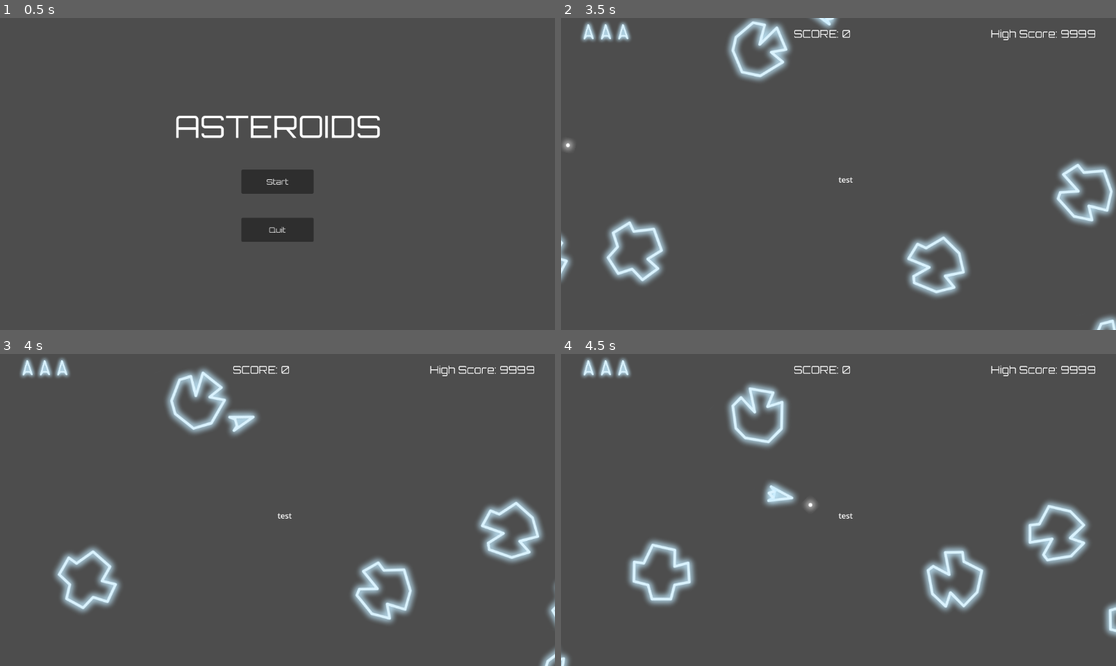
Above: before the commit, frames 1-4 (two rows, left to right).
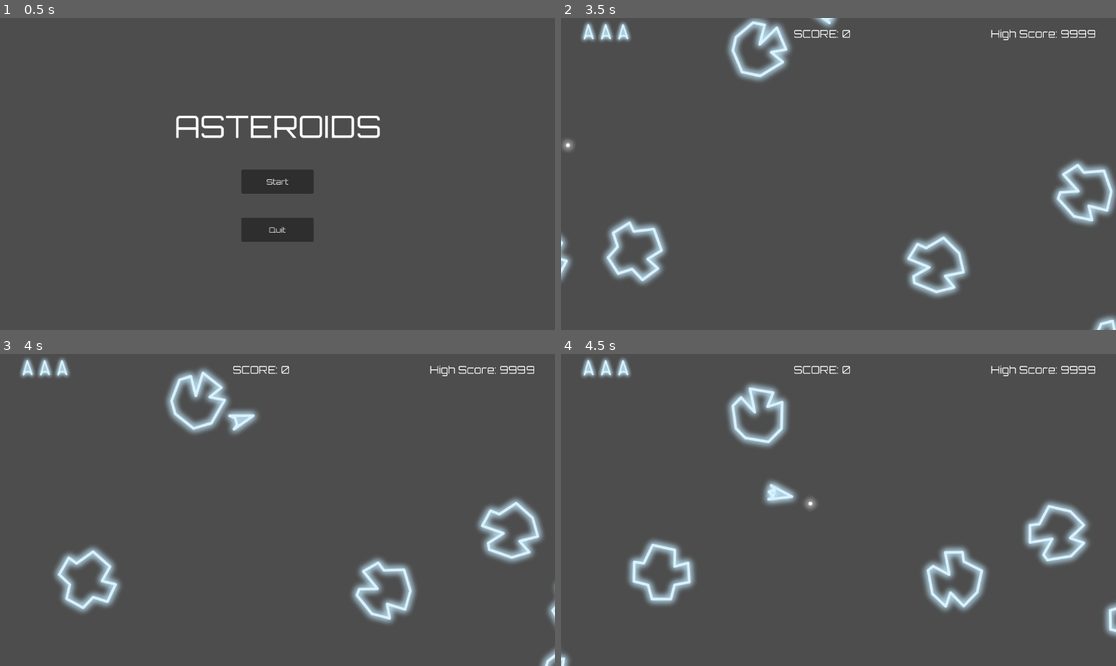
Above: after the commit, the same moments.

Repository: AllanSechrist/asteroids
Game: Godot game, scene res://scenes/UI/menu_base.tscn
Same seed, same stepped clock (60 frames per second), same inputs: the game is played once before the commit and once after it. The project has no main scene, so this scene is started directly.
Inputs:
- Up to frame 1 (0.5 s): no input
- Up to frame 2 (3.5 s): click "Start" at 0.5 s; hold D (turn_right) 1.28-2.03 s; hold W (move) 1.28-2.03 s; hold A (turn_left) 2.03-2.78 s; tap Space (fire) at 2.1 s; tap W (move) at 2.3 s; hold D (turn_right) from 2.78 s (still down); hold W (move) from 2.78 s (still down)
- Up to frame 3 (4 s): keep holding D (turn_right); release W (move) at 3.53 s; tap W (move) at 3.6 s
- Up to frame 4 (4.5 s): release D (turn_right) at 4.28 s; hold A (turn_left) from 4.28 s (still down); hold W (move) from 4.28 s (still down); tap Space (fire) at 4.35 s

Frame 1 is identical in both runs. In frame 2, less than 0.1% of the frame differs, in the area x 46-53%, y 0-53%; in frame 3, 0.1%; in frame 4, 0.2%, in the area x 37-53%, y 40-53%.

Commit message:
refactor asteroid, game manager script, add hurtbox component

Diff:
--- a/scenes/asteroids/asteroid.gd
+++ b/scenes/asteroids/asteroid.gd
@@ -44,12 +44,6 @@
 	rotation += rotation_speed * delta
 	wrap_screen()
 
-#func spawn_asteroid_chunk() -> void:
-	#var asteroid_chunk = asteroid_scene.instantiate()
-	#asteroid_chunk.global_position = global_position
-	#asteroid_chunk.global_rotation = global_rotation
-	#get_tree().current_scene.add_child.call_deferred(asteroid_chunk)
-
 func wrap_screen() -> void:
 	var screen_size = get_viewport_rect().size
 	var radius = collision_shape_2d.shape.radius
@@ -65,11 +59,6 @@
 		position.y = -radius
 
 
-func _on_body_entered(body: Node2D) -> void:
-	if body is Ship:
-		body.death()
-
-
 func _on_area_entered(area: Area2D) -> void:
 	if area is Bullet:
 		area.queue_free()
--- /dev/null
+++ b/scenes/components/hurt box/hurt_box.gd
@@ -0,0 +1,9 @@
+extends Area2D
+class_name HurtBox
+
+signal hit
+
+
+
+func _on_area_entered(area: Area2D) -> void:
+	hit.emit(area)
--- /dev/null
+++ b/scenes/components/hurt box/hurt_box.tscn
@@ -0,0 +1,13 @@
+[gd_scene format=3 uid="uid://5sojfitc13yk"]
+
+[ext_resource type="Script" uid="uid://c1xur3xtaevky" path="res://scenes/components/hurt box/hurt_box.gd" id="1_8ujpl"]
+
+[sub_resource type="CircleShape2D" id="CircleShape2D_ln8ty"]
+
+[node name="HurtBox" type="Area2D" unique_id=839393848]
+script = ExtResource("1_8ujpl")
+
+[node name="CollisionShape2D" type="CollisionShape2D" parent="." unique_id=446900129]
+shape = SubResource("CircleShape2D_ln8ty")
+
+[connection signal="area_entered" from="." to="." method="_on_area_entered"]
--- a/scenes/game manager.gd
+++ b/scenes/game manager.gd
@@ -3,11 +3,11 @@
 
 @export var starting_lives := 3
 @export var starting_asteroids := 6
-@export var respawn_time := 1.0
 
 
 @onready var ship: Ship = $Ship
 @onready var asteroid_spawner: AsteroidSpawner = $AsteroidSpawner
+@onready var respawn_point: RespawnPoint = $RespawnPoint
 
 var lives: int
 var score := 0
@@ -24,7 +24,7 @@
 
 func _ready () -> void:
 	lives = starting_lives
-	ship.hit.connect(_on_ship_hit)
+	ship.death.connect(_on_ship_death)
 	asteroid_spawner.all_asteroids_destroyed.connect(_on_all_asteroids_destoryed)
 	asteroid_spawner.asteroid_score.connect(_on_score_change)
 	asteroid_spawner.spawn_asteroids(starting_asteroids)
@@ -40,10 +40,11 @@
 	var clear_message = "Level %d cleared!" % (current_level - 1)
 	print(clear_message)
 
-func _on_ship_hit() -> void:
+func _on_ship_death() -> void:
 	lives -= 1
 	lives_changed.emit(lives)
-	await get_tree().create_timer(respawn_time).timeout
+	#await get_tree().create_timer(respawn_time).timeout
+	#ship.global_position = respawn_point.global_position
 	if lives <= 0:
 		GameState.last_score = score
 		get_tree().change_scene_to_file.call_deferred("res://scenes/UI/menu_base.tscn")
--- a/scenes/sandbox.tscn
+++ b/scenes/sandbox.tscn
@@ -10,10 +10,18 @@
 
 [node name="Sandbox" type="Node2D" unique_id=1026063426]
 script = ExtResource("1_16ffl")
+starting_lives = null
+starting_asteroids = null
 
 [node name="Ship" parent="." unique_id=923968611 instance=ExtResource("1_2ddto")]
 position = Vector2(562, 294)
 motion_mode = 1
+turn_speed = null
+thrust_speed = null
+drag = null
+max_speed = null
+respawn_time = null
+invulnerable_time = null
 
 [node name="UI" parent="." unique_id=2099741367 instance=ExtResource("6_17a3a")]
 life_icon_scene = ExtResource("5_tpt06")
--- a/scenes/ship/respawn_point.gd
+++ b/scenes/ship/respawn_point.gd
@@ -2,5 +2,4 @@
 class_name RespawnPoint
 
 func _ready() -> void:
-	var screen_size := get_viewport_rect().size
-	global_position = Vector2(screen_size.x / 2, screen_size.y / 2)
+	global_position = get_viewport_rect().size / 2
--- a/scenes/ship/respawn_point.tscn
+++ b/scenes/ship/respawn_point.tscn
@@ -4,8 +4,3 @@
 
 [node name="RespawnPoint" type="Marker2D" unique_id=851458566]
 script = ExtResource("1_5bloh")
-
-[node name="Label" type="Label" parent="." unique_id=1144028482]
-offset_right = 40.0
-offset_bottom = 23.0
-text = "test"
--- a/scenes/ship/ship.gd
+++ b/scenes/ship/ship.gd
@@ -1,11 +1,16 @@
 extends CharacterBody2D
 class_name Ship
+
+enum ShipState { ALIVE, DEAD, INVULNERABLE }
 
 @export_category("Ship Stats")
 @export var turn_speed := 5.0
 @export var thrust_speed := 200.0
 @export var drag := 5.0
 @export var max_speed := 300.0
+@export var respawn_time := 1.0
+@export var invulernability_length := 2.0
+
 
 @export_category("Child Scenes")
 @export var bullet_scene: PackedScene
@@ -13,11 +18,23 @@
 @onready var muzzle: Marker2D = $Muzzle
 @onready var thruster_animation: AnimatedSprite2D = $ThrusterAnimation
 @onready var collision_shape_2d: CollisionShape2D = $CollisionShape2D
+@onready var invulnerability_timer: Timer = $InvulnerabilityTimer
 
-signal hit
+var state: ShipState = ShipState.ALIVE
+
+signal death
 
 
 func _physics_process(delta: float) -> void:
+	match state:
+		ShipState.ALIVE, ShipState.INVULNERABLE:
+			handle_input(delta)
+			move_and_slide()
+		ShipState.DEAD:
+			velocity = Vector2.ZERO
+	wrap_screen()
+
+func handle_input(delta: float) -> void:
 	if Input.is_action_pressed("move"):
 		var forward_direction = Vector2.RIGHT.rotated(rotation)
 		velocity += forward_direction * thrust_speed * delta
@@ -40,18 +57,31 @@
 		for asteroid in asteroids:
 			asteroid.queue_free()
 
-	wrap_screen()
-	move_and_slide()
-
 func fire() -> void:
 	var bullet = bullet_scene.instantiate()
 	bullet.global_position = muzzle.global_position
 	bullet.global_rotation = global_rotation
 	get_tree().current_scene.add_child(bullet)
 
-func death() -> void:
-	# death animation
-	hit.emit()
+func _on_hit() -> void:
+	if state != ShipState.ALIVE:
+		pass
+	state = ShipState.DEAD
+	velocity = Vector2.ZERO
+	collision_shape_2d.set_deferred("disabled", true)
+	death.emit()
+	await get_tree().create_timer(respawn_time).timeout
+	_respawn()
+
+func _respawn() -> void:
+	global_position = get_viewport_rect().size / 2
+	rotation = 0
+	collision_shape_2d.set_deferred("disabled", false)
+	state = ShipState.INVULNERABLE
+	invulnerability_timer.start(invulernability_length)
+
+func _on_invulnerability_timer_timeout() -> void:
+	state = ShipState.ALIVE
 
 func wrap_screen() -> void:
 	var screen_size = get_viewport_rect().size
--- a/scenes/ship/ship.tscn
+++ b/scenes/ship/ship.tscn
@@ -39,3 +39,7 @@
 
 [node name="Muzzle" type="Marker2D" parent="." unique_id=720567679]
 position = Vector2(40, -2)
+
+[node name="InvulnerabilityTimer" type="Timer" parent="." unique_id=1440516381]
+
+[connection signal="timeout" from="InvulnerabilityTimer" to="." method="_on_invulnerability_timer_timeout"]
Not shown, added: scenes/components/hurt box/hurt_box.gd.uid
